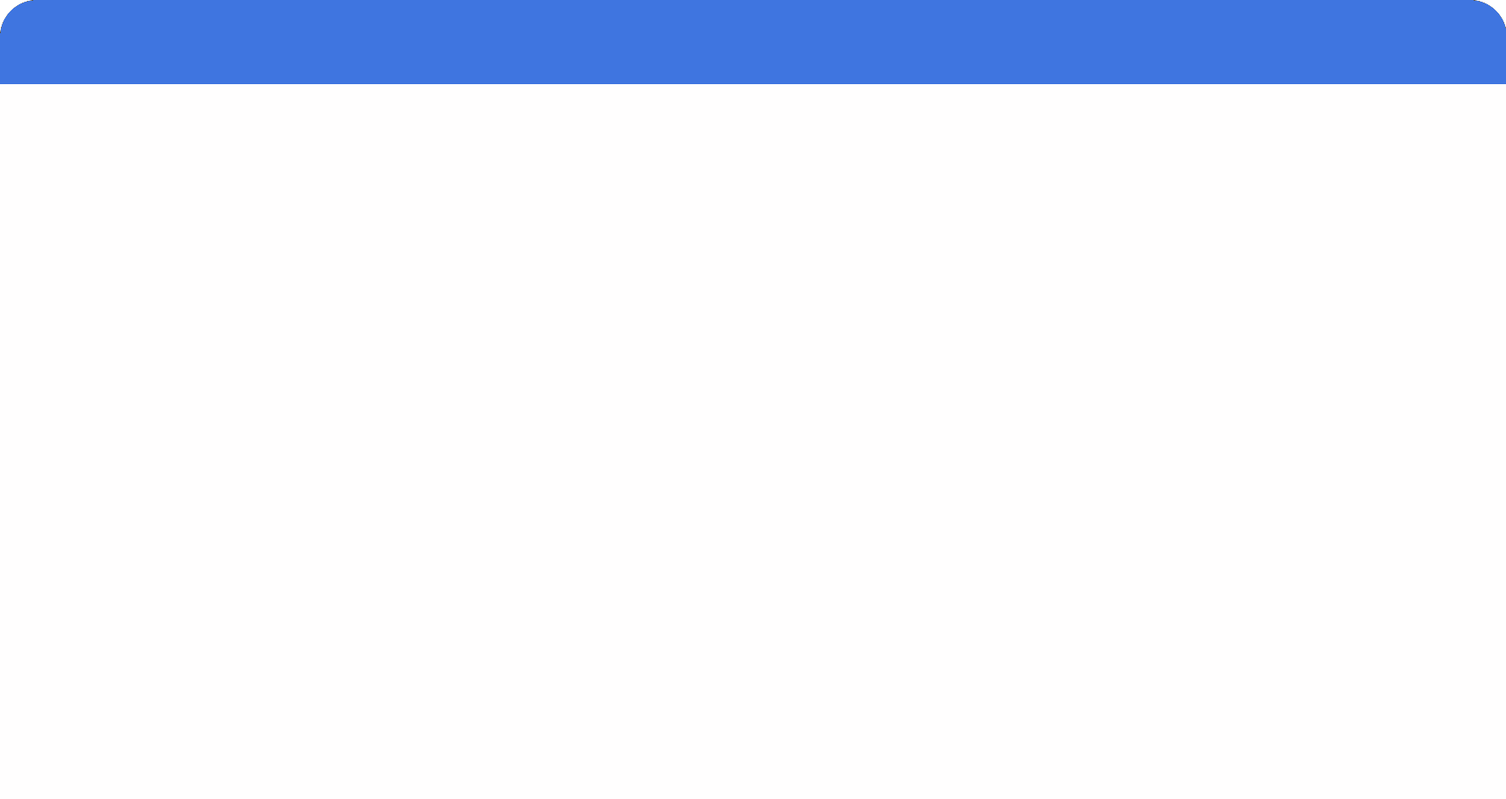
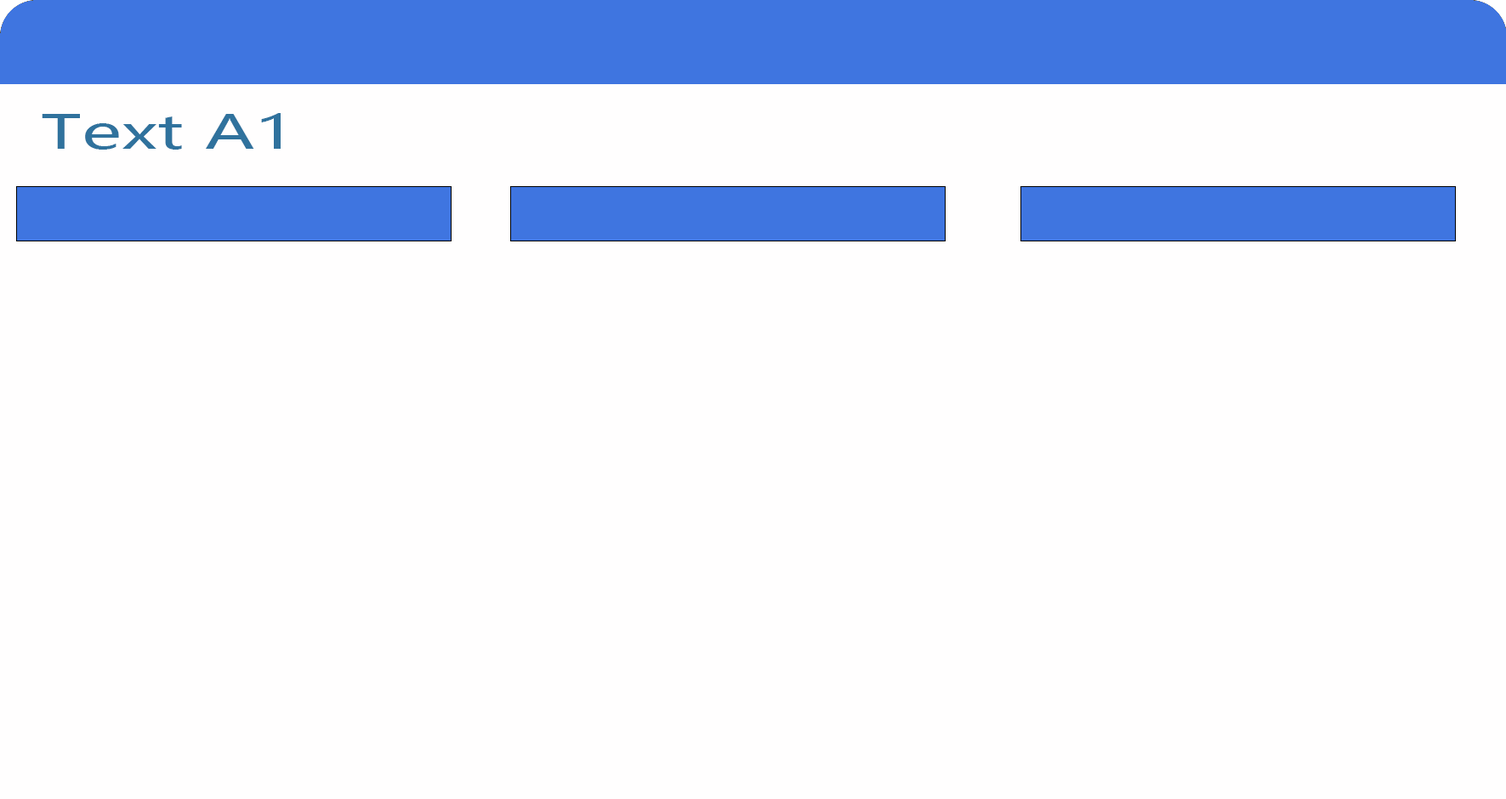
Before/after of a w=1506, h=799 layered artwork. What changed in the layer stack:
added layer "矩形 1" (1st of 3) above "矩形 1" over (1020, 186, 1456, 242)
added layer "矩形 1" (2nd of 3) above "矩形 1" over (510, 186, 946, 242)
added layer "矩形 1" (3rd of 3) above "Text A1" over (16, 186, 452, 242)
added layer "Text A1" above "uma_mmu_exit_botton" over (41, 113, 281, 150)
